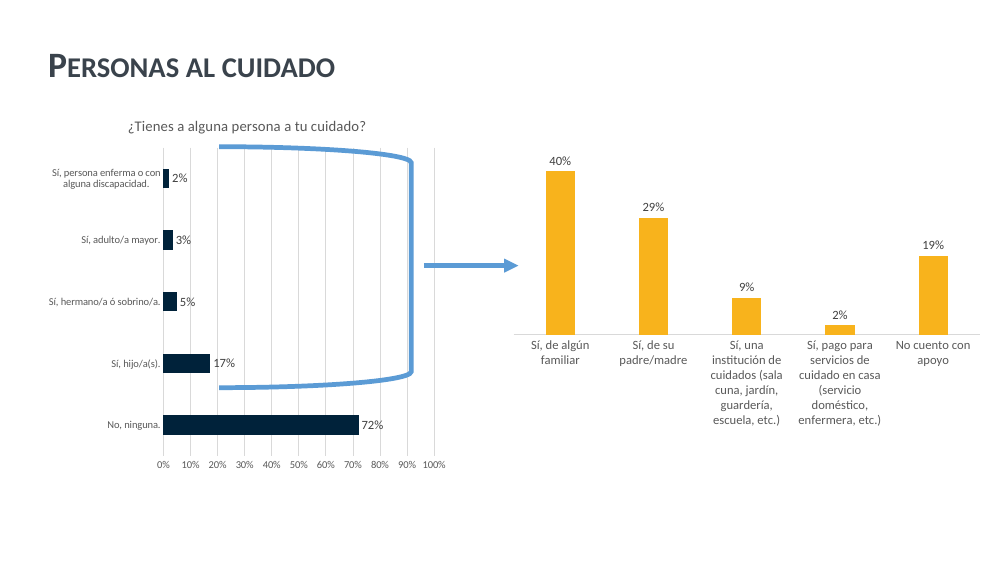
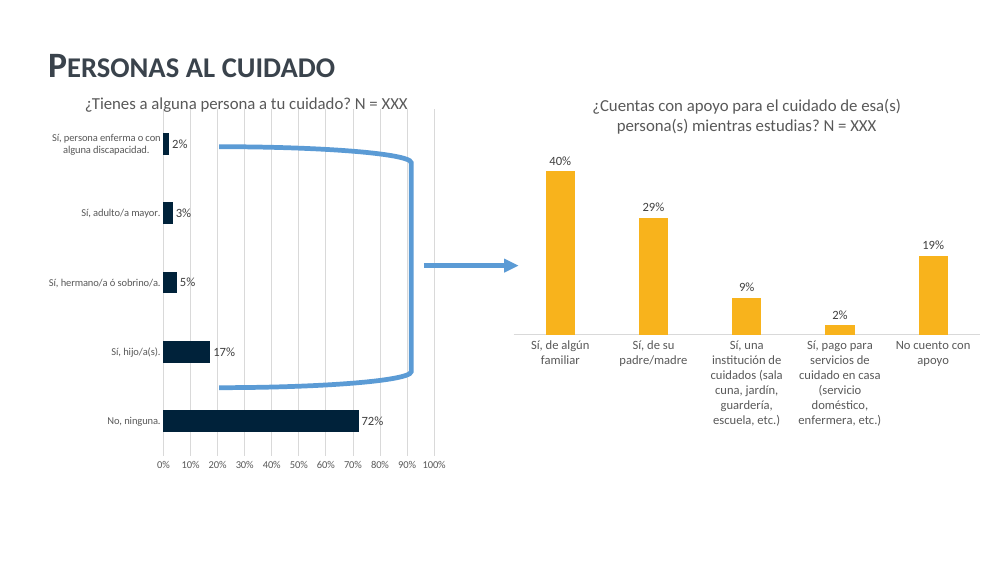
Before and after one commit to SebaValenzuela/RBDUOC2025, a slide deck: slide 71 of reports/templates/template-prueba.pptx. Drawn at 1008x567 pixels with LibreOffice and Linux fonts; fonts in the diff are those of the drawing; background and template pictures are left out. Boxes give left, top, right and bottom in pixels: in the first picture for what was removed or moved away, otherwise in the second. Text is boxed around its words. In the diff, an @@ line names an element or a change of style, - is before the commit and + after.

```diff
--- a/reports/templates/template-prueba.pptx
+++ b/reports/templates/template-prueba.pptx
@@ bar chart at (41, 101, 454, 478) @@
@@ title "¿Tienes a alguna persona a tu cuidado? " removed @@
@@ text added at (85, 97, 408, 112), 16 pt, text #595959 @@
+¿Tienes a alguna persona a tu cuidado? N = XXX
@@ text added at (592, 99, 901, 134), 16 pt, text #595959 @@
+¿Cuentas con apoyo para el cuidado de esa(s) persona(s) mientras estudias? N = XXX
```
Also in this commit, not shown: 16 other slides changed, 13 other files.
